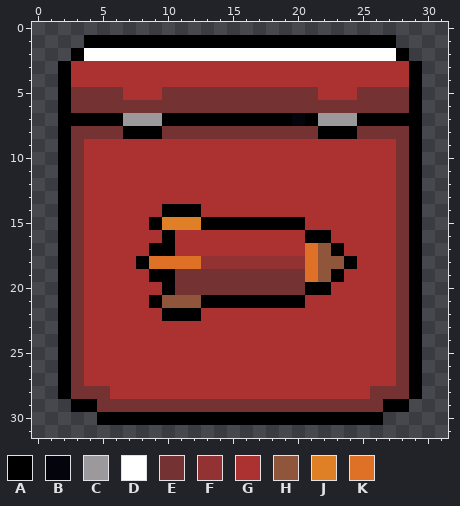
A pixel-art file gets an edit: Assets/Sprites/Crates/_RocketCrate.aseprite. Above: the version before the commit.
32x32 pixels, 1 frame. Colours within 5 levels of each other are drawn and written as one.
Palette (. is transparent): A #000000  B #04040c  C #9c999c  D #ffffff  E #743232  F #933232  G #ac3232  H #8f563b  J #df8026  K #df7126
Now the later version:
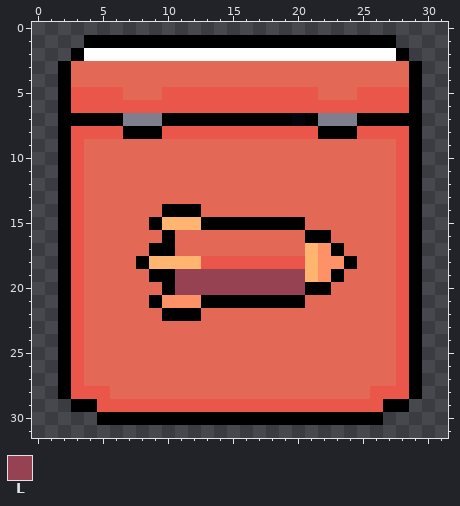
Colours new in this view: L #964253
Edits made:
Colour C changes from #9c999c to #7e7e8f.
Colour E changes from #743232 to #eb564b.
Colour G changes from #ac3232 to #e36956.
Colour H changes from #8f563b to #ff9166.
Colour K changes from #df7126 to #ffb570.
Layer "rocket":
The edit turns colour F into colour E in row 18 at x 13 to 20.
The edit turns colour J into colour K in row 15 at x 10 to 12.
The edit turns colour E into colour L in rows 19 to 20 at x 11 to 20.
Pixel boxes of the changes (left, top, right, bottom) in both pictures:
changed: (71, 61, 409, 412)
